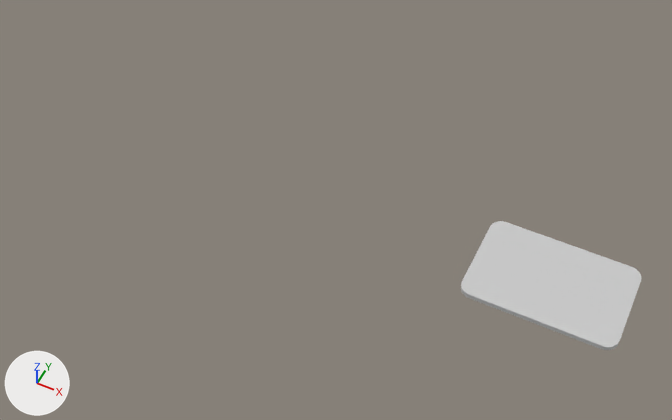
What one commit did to the Blender file public/assets/hand.blend.
Before and after are seen from a 50 mm lens placed at (2.38, -3.73, 4.58), pointed at (0.53, -0.04, -0.04). The axes (+X, +Y, +Z) are drawn at lower left. The lights are the same throughout.

The older version as bpy lines, for what is in view:
```python
me_plane_001 = bpy.data.meshes.new('Plane.001')
me_plane_001.from_pydata(...)  # 17 vertices, 4 faces; spans x 0.0..1.5, y 0.0..1.0, z 0.0
me_plane_001.materials.append(mat_m_card_001)  # light grey #cccccc
ob_card = bpy.data.objects.new('Card', me_plane_001)
ob_card.location = (2.0, 0.0, 0.0)
ob_card.scale = (0.329, 0.329, 0.329)
_m = ob_card.modifiers.new('Mirror', 'MIRROR')
_m.use_axis = (True, True, False)
_m = ob_card.modifiers.new('Solidify', 'SOLIDIFY')
_m.thickness = 0.1
_m.nonmanifold_thickness_mode = 'FIXED'
_m.nonmanifold_merge_threshold = 0.0003
```
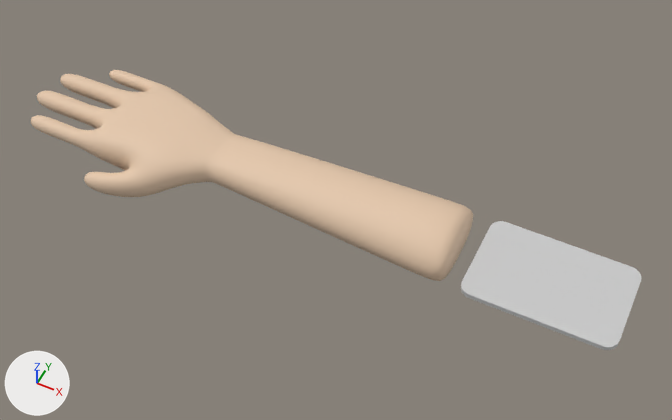
Location of each change, [x1, y1, x2, y2] in pixels of the pictures (672 x 420 px):
'Cube', added (beige): after [31, 70, 473, 281]

What changed in the scene script:
```text
Add mat_material:
    mat_material = principled_material('Material')
    mat_material.base_color = (0.787, 0.58, 0.413)  # beige #e5c8ac
    mat_material.roughness = 0.65
Add me_cube:
    me_cube.from_pydata(...)  # 152 vertices, 148 faces; spans x -12.5..10.8, y -4.2..2.9, z -1.9..1.9
    me_cube.polygons.foreach_set('use_smooth', [True] * 148)
    me_cube.materials.append(mat_material)  # beige #e5c8ac
Add ob_cube:
    ob_cube = bpy.data.objects.new('Cube', me_cube)
    ob_cube.location = (-0.119, 0.0, 0.0)
    ob_cube.scale = (0.142, 0.142, 0.142)
    _m = ob_cube.modifiers.new('Subdivision', 'SUBSURF')
    _m.levels = 2
    _m.render_levels = 1
```
